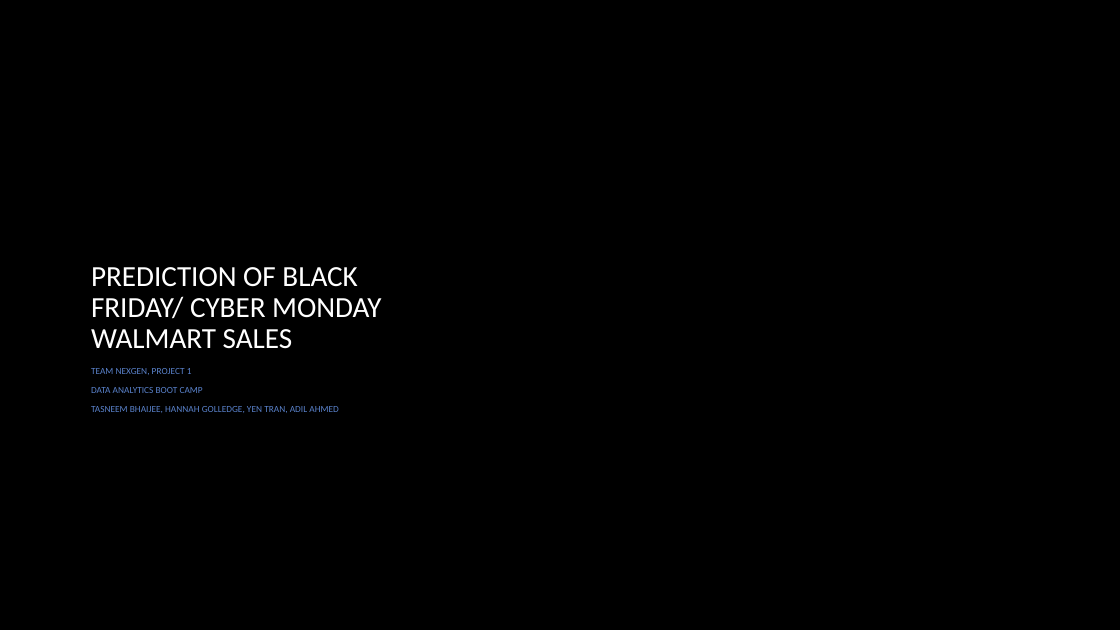
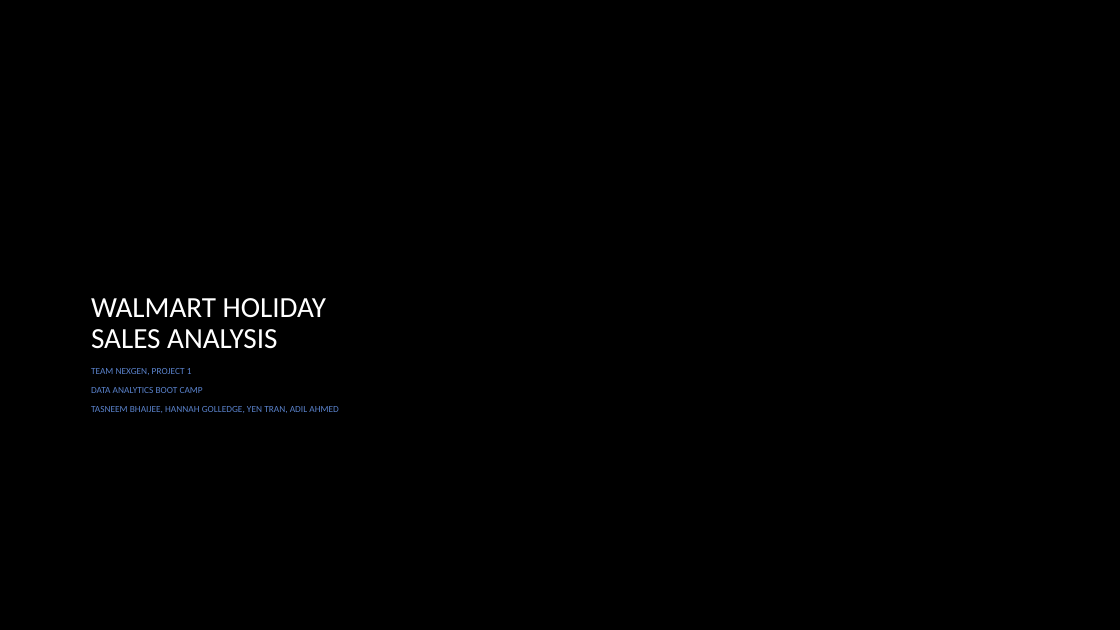
Before and after one commit to tbhaijee/Walmart-Sales-Predications, a slide deck: slide 1 of Project 1 PPT Slides.pptx. Drawn at 1120x630 pixels with LibreOffice and Linux fonts; fonts in the diff are those of the drawing; background and template pictures are left out. Boxes give left, top, right and bottom in pixels: in the first picture for what was removed or moved away, otherwise in the second. Text is boxed around its words. In the diff, an @@ line names an element or a change of style, - is before the commit and + after.

Commit message:
submitting V1.2 updated PPT slides

```diff
--- a/Project 1 PPT Slides.pptx
+++ b/Project 1 PPT Slides.pptx
@@ title at [91,298,326,349]: text changed @@
-PREDICTION OF BLACK FRIDAY/ CYBER MONDAY WALMART SALES
+WALMART HOLIDAY SALES ANALYSIS
```
